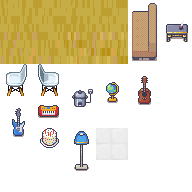
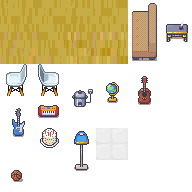
Revision of a layered 192×192 image; what changed, layer by layer:
painted on "tileset_hs18.png" over 11, 170, 23, 182
